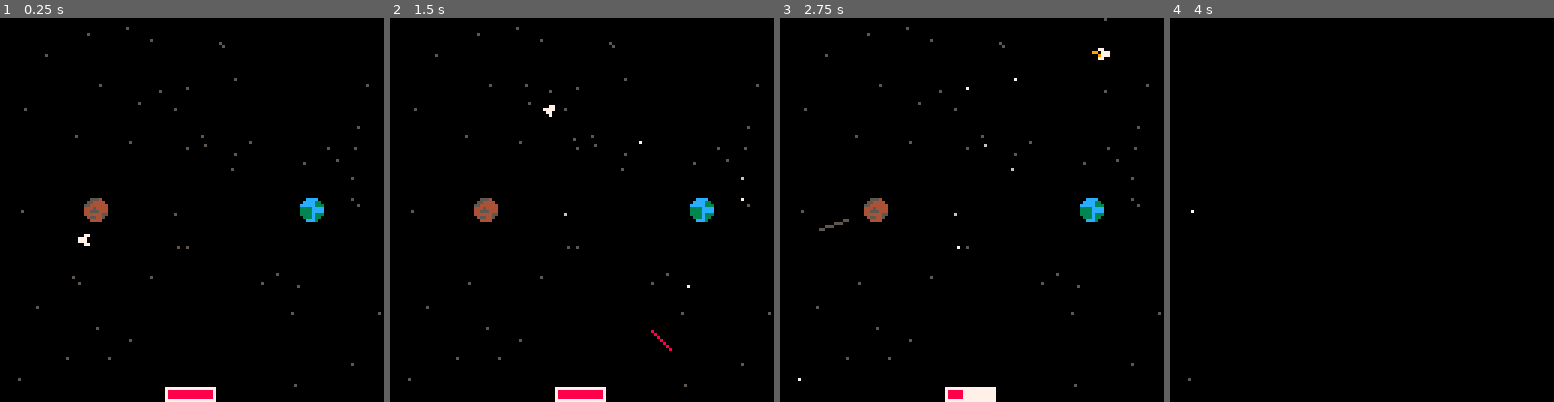
Above: before the commit, frames 1-4 (left to right).
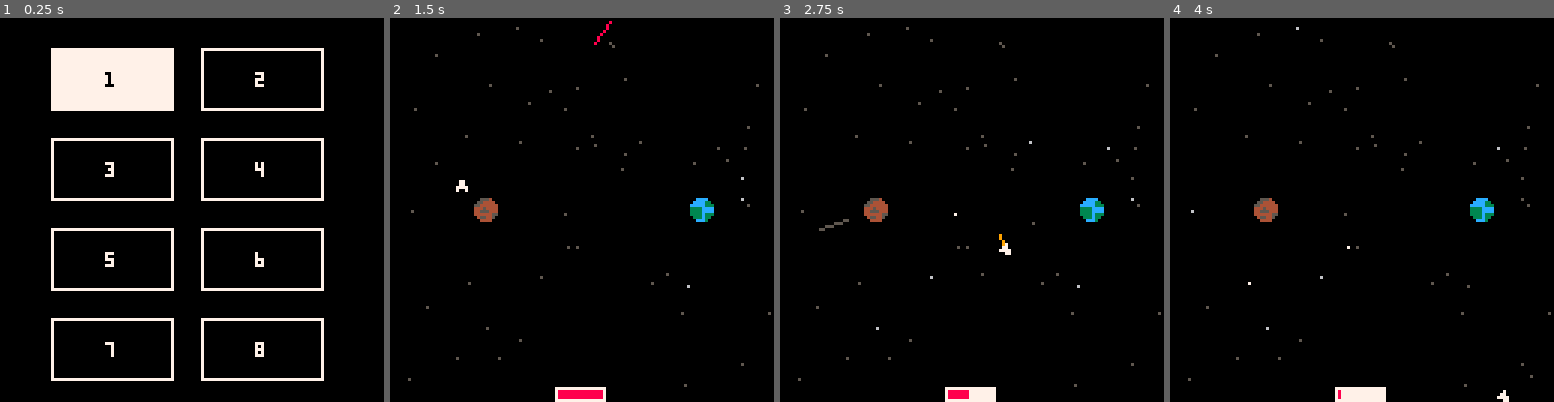
Above: after the commit, the same moments.

Repository: JEPPSER/pico-8
Game: PICO-8 cartridge cominghome/cominghome.p8
The game is run twice, just before and just after one commit, with the same random seed, the same clock (stepped at 60 frames per second) and the same inputs.
Inputs:
- Up to frame 1 (0.25 s): no input
- Up to frame 2 (1.5 s): tap X (X key) at 0.33, 1.07 s; tap O (Z key) at 0.7 s
- Up to frame 3 (2.75 s): hold Right 1.6-2.1 s; tap O (Z key) at 1.7, 2.1, 2.5 s; tap X (X key) at 1.85 s; hold Up 2.15-2.42 s; hold Right from 2.47 s (still down)
- Up to frame 4 (4 s): tap O (Z key) at 2.9, 3.3, 3.7 s; tap X (X key) at 2.97 s; release Right at 3.03 s; hold Left 3.08-3.58 s; hold Down 3.63-3.97 s

The runs differ from the first frame. In frame 1, 12% of the frame differs, in the area x 4-100%, y 2-100%; in frame 2, 0.3%; in frame 3, 0.3%; in frame 4, 1.5%.

Commit message:
Implements level select menu

Diff:
--- a/cominghome/cominghome.p8
+++ b/cominghome/cominghome.p8
@@ -2,146 +2,25 @@
 version 34
 __lua__
 function _init()
-	last = time()
-	fade_timer = 0
-	resetting = false
-
-	shooting_star = {}
-	reset_shooting_star(shooting_star)
-	explosion = nil
-
-	map_setup()
-	//music(0)
-
-	levels={}
-	levels[1]=level_1()
-	levels[2]=level_2()
-	levels[3]=level_3()
-	levels[4]=level_4()
-	levels[5]=level_5()
-	levels[6]=level_6()
-	levels[7]=level_7()
-	levels[8]=level_8()
-	levels[9]=level_9()
-	levels[10]=level_10()
-	levels[11]=level_11()
-	levels[12]=level_12()
-
-	planets={}
-	asteroids={}
-	mirrors={}
-
-	level_index = 0
-
-	stars={}
-	for i=1,50 do
-		stars[i]=make_star()
-	end
-
-	next_level()
-	make_ship()
+	current_state=1
+	menu_init()
+	game_init()
 end
 
 function _update()
-	delta = time() - last
-	move_ship()
-	update_fade()
-	update_shooting_star(shooting_star,delta)
-
-	if (explosion != nil) then
-		if (update_particle_explosion(explosion,delta)) then
-			explosion = nil
-		end
-	end
-
-	last = time()
+	if (current_state == 1) then
+		menu_update()
+	elseif (current_state == 2) then
+		game_update()
+	end
 end
 
 function _draw()
-	cls()
-	draw_map()
-
-	for key,value in pairs(stars) do
-		draw_star(value)
-	end
-
-	draw_shooting_star(shooting_star)
-
-	draw_ship()
-
-	for key,value in pairs(planets) do
-		draw_planet(value)
-	end
-
-	for key,value in pairs(asteroids) do
-		draw_asteroid(value)
-	end
-
-	if (mirrors != nil) then
-		for key,value in pairs(mirrors) do
-			draw_mirror(value)
-		end
-	end
-
-	if (explosion != nil) then
-		draw_particle_explosion(explosion)
-	end
-
-	draw_fuel()
-	draw_fade()
-end
-
-function draw_fuel()
-	rectfill(127/2-8,127-4,127/2+8,127,7)
-	rectfill(127/2-7,127-3,127/2-7+14*s.fuel,127-1,8)
-end
-
-function draw_fade()
-	if (fade_timer <= 0) then
-		return
-	end
-	width = 127 - (127 * abs(0.5 - fade_timer) * 2)
-	if (fade_timer > 0.5) then
-		for x=0,width do
-			for y=0,127 do
-				pset(x,y,0)
-			end
-		end
-	else
-		for x=127-width,127 do
-			for y=0,127 do
-				pset(x,y,0)
-			end
-		end
-	end
-end
-
-function update_fade()
-	if (fade_timer > 0) then
-		fade_timer -= delta
-		if (fade_timer < 0.5 and not resetting) then
-			resetting = true
-			if (s.planet == -1) then
-				reset_ship()
-			else
-				next_level()
-				reset_ship()
-			end
-		end
-	else
-		fade_timer = 0
-		resetting = false
-	end
-end
-
-function next_level()
-	level_index += 1
-	if (level_index > count(levels)) then
-		return
-	end
-	planets=levels[level_index].planets
-	asteroids=levels[level_index].asteroids
-	mirrors=levels[level_index].mirrors
+	if (current_state == 1) then
+		menu_draw()
+	elseif (current_state == 2) then
+		game_draw()
+	end
 end
 -->8
 function map_setup()
@@ -393,6 +272,33 @@
 
 function level_11()
 	planets={}
+	planets[1]=make_planet(13,8,1)
+	planets[2]=make_planet(4,8,2)
+
+	asteroids={}
+	asteroids[1]=make_asteroid(9,7)
+	asteroids[2]=make_asteroid(9,8)
+	asteroids[3]=make_asteroid(9,9)
+	asteroids[4]=make_asteroid(11,7,true)
+	asteroids[5]=make_asteroid(11,8,true)
+	asteroids[6]=make_asteroid(11,9,true)
+	asteroids[7]=make_asteroid(11,10,true)
+	asteroids[8]=make_asteroid(11,6,true)
+
+	mirrors={}
+	mirrors[1]=make_mirror(4.2,3,0.37)
+	mirrors[2]=make_mirror(11,3,0.125)
+	mirrors[3]=make_mirror(14,4,0.2)
+
+	level={}
+	level.planets = planets
+	level.asteroids = asteroids
+	level.mirrors = mirrors
+	return level
+end
+
+function level_12()
+	planets={}
 	planets[1]=make_planet(8,4,1)
 	planets[2]=make_planet(8,13,2)
 
@@ -413,7 +319,7 @@
 	return level
 end
 
-function level_12()
+function level_13()
 	planets={}
 	planets[1]=make_planet(11,4,1)
 	planets[2]=make_planet(11,12,2)
@@ -434,6 +340,56 @@
 
 	mirrors={}
 	mirrors[1]=make_mirror(8,7,0.35)
+
+	level={}
+	level.planets = planets
+	level.asteroids = asteroids
+	level.mirrors = mirrors
+	return level
+end
+
+function level_14()
+	planets={}
+	planets[1]=make_planet(8,4,1)
+	planets[2]=make_planet(8,13,2)
+
+	asteroids={}
+	asteroids[1]=make_asteroid(5,9)
+	asteroids[2]=make_asteroid(6,9)
+	asteroids[3]=make_asteroid(7,9)
+	asteroids[4]=make_asteroid(8,9)
+	asteroids[5]=make_asteroid(9,9)
+	asteroids[6]=make_asteroid(10,9)
+	asteroids[7]=make_asteroid(11,9)
+
+	mirrors={}
+	mirrors[1]=make_mirror(15,11.5,0.37)
+	mirrors[2]=make_mirror(12.5,2,0.125)
+
+	level={}
+	level.planets = planets
+	level.asteroids = asteroids
+	level.mirrors = mirrors
+	return level
+end
+
+function level_15()
+	planets={}
+	planets[1]=make_planet(13,11,1)
+	planets[2]=make_planet(4,11,2)
+
+	asteroids={}
+	asteroids[1]=make_asteroid(11,10,true)
+	asteroids[2]=make_asteroid(11,11,true)
+	asteroids[3]=make_asteroid(11,12,true)
+	asteroids[4]=make_asteroid(8,10)
+	asteroids[5]=make_asteroid(8,11)
+	asteroids[6]=make_asteroid(8,12)
+	asteroids[7]=make_asteroid(11,9,true)
+	asteroids[8]=make_asteroid(11,13,true)
+
+	mirrors={}
+	mirrors[1]=make_mirror(10,5,0.17)
 
 	level={}
 	level.planets = planets
@@ -650,6 +606,8 @@
  	end
  end
 
+ mirror_collision(s)
+
  s.angle = normalize_angle(s.angle)
 
  if (btnp(5) and s.shots[1].x == 64 and s.shots[2].x == 64) then
@@ -672,7 +630,7 @@
 	end
 
 	asteroid_index = asteroid_collision()
-	if (explosion == nil and (asteroid_index > -1)) then
+	if (asteroid_index > -1) then
 		s.death_timer = 0.7
 		explosion = make_particle_explosion(s.x,s.y,50)
 		s.x = 64
@@ -683,9 +641,6 @@
 	if (s.x != 64) then
  	s.x = s.x + s.speed * cos(s.angle)
  	s.y = s.y - s.speed * sin(s.angle)
-
- 	x2 = s.x + cos(s.angle)
- 	y2 = s.y - sin(s.angle)
 
  	mirror_collision(s)
 
@@ -698,6 +653,9 @@
 
 function mirror_collision(s)
 	if (mirrors) then
+		x2 = s.x + cos(s.angle)
+ 	y2 = s.y - sin(s.angle)
+
  	for key,value in pairs(mirrors) do
  		m_x2 = value.x + cos(value.angle) * 2
  		m_y2 = value.y - sin(value.angle) * 2
@@ -898,6 +856,224 @@
 	x2 = x1 + cos(s.angle) * 10
 	y2 = y1 + sin(s.angle) * 10
 	line(x1,y1,x2,y2,c)
+end
+-->8
+function game_init()
+	last = time()
+	fade_timer = 0
+	resetting = false
+
+	shooting_star = {}
+	reset_shooting_star(shooting_star)
+	explosion = nil
+
+	map_setup()
+	//music(0)
+
+	levels={}
+	levels[1]=level_1()
+	levels[2]=level_2()
+	levels[3]=level_3()
+	levels[4]=level_4()
+	levels[5]=level_5()
+	levels[6]=level_6()
+	levels[7]=level_7()
+	levels[8]=level_8()
+	levels[9]=level_9()
+	levels[10]=level_10()
+	levels[11]=level_11()
+	levels[12]=level_12()
+	levels[13]=level_13()
+	levels[14]=level_14()
+	levels[15]=level_15()
+
+	planets={}
+	asteroids={}
+	mirrors={}
+
+	level_index = 0
+
+	stars={}
+	for i=1,50 do
+		stars[i]=make_star()
+	end
+
+	next_level()
+	make_ship()
+end
+
+function game_update()
+	delta = time() - last
+	move_ship()
+	update_fade()
+	update_shooting_star(shooting_star,delta)
+
+	if (explosion != nil) then
+		if (update_particle_explosion(explosion,delta)) then
+			explosion = nil
+		end
+	end
+
+	last = time()
+end
+
+function game_draw()
+	cls()
+	draw_map()
+
+	for key,value in pairs(stars) do
+		draw_star(value)
+	end
+
+	draw_shooting_star(shooting_star)
+
+	draw_ship()
+
+	for key,value in pairs(planets) do
+		draw_planet(value)
+	end
+
+	for key,value in pairs(asteroids) do
+		draw_asteroid(value)
+	end
+
+	if (mirrors != nil) then
+		for key,value in pairs(mirrors) do
+			draw_mirror(value)
+		end
+	end
+
+	if (explosion != nil) then
+		draw_particle_explosion(explosion)
+	end
+
+	draw_fuel()
+	draw_fade()
+end
+
+function draw_fuel()
+	rectfill(127/2-8,127-4,127/2+8,127,7)
+	rectfill(127/2-7,127-3,127/2-7+14*s.fuel,127-1,8)
+end
+
+function draw_fade()
+	if (fade_timer <= 0) then
+		return
+	end
+	width = 127 - (127 * abs(0.5 - fade_timer) * 2)
+	if (fade_timer > 0.5) then
+		for x=0,width do
+			for y=0,127 do
+				pset(x,y,0)
+			end
+		end
+	else
+		for x=127-width,127 do
+			for y=0,127 do
+				pset(x,y,0)
+			end
+		end
+	end
+end
+
+function update_fade()
+	if (fade_timer > 0) then
+		fade_timer -= delta
+		if (fade_timer < 0.5 and not resetting) then
+			resetting = true
+			if (s.planet == 1) then
+				next_level()
+				reset_ship()
+			else
+				reset_ship()
+			end
+		end
+	else
+		fade_timer = 0
+		resetting = false
+	end
+end
+
+function next_level()
+	level_index += 1
+	if (level_index > count(levels)) then
+		return
+	end
+	planets=levels[level_index].planets
+	asteroids=levels[level_index].asteroids
+	mirrors=levels[level_index].mirrors
+end
+-->8
+function menu_init()
+	current_button=1
+
+	buttons={}
+	for i=1,15 do
+		buttons[i]={
+			text=tostring(i),
+			x=17+(((i-1)%8)%2)*50,
+			y=10+flr(((i-1)%8)/2)*30,
+			w=40,
+			h=20
+		}
+	end
+end
+
+function menu_update()
+	new_index=current_button
+
+	if (btnp(0)) then
+		if (new_index%2 == 1) then
+			new_index -= 7
+		else
+			new_index -= 1
+		end
+	elseif (btnp(1)) then
+		if (new_index%2 == 1) then
+			new_index += 1
+		else
+			new_index += 7
+		end
+	elseif (btnp(2) and new_index%8 != 1 and new_index%8 != 2) then
+		new_index -= 2
+	elseif (btnp(3) and new_index%8 != 7 and new_index%8 != 0) then
+		new_index += 2
+	end
+
+	if (new_index > 0 and new_index < 16) then
+		current_button = new_index
+	end
+
+	if (btnp(4)) then
+		fade_timer=1
+		level_index=current_button-1
+		next_level()
+		current_state=2
+	end
+end
+
+function menu_draw()
+	cls()
+	if (current_button < 9) then
+		for i=1,8 do
+			draw_button(buttons[i],i)
+		end
+	elseif (current_button < 16) then
+		for i=9,15 do
+			draw_button(buttons[i],i)
+		end
+	end
+end
+
+function draw_button(b,index)
+	text_width=4*#b.text
+	if (index == current_button) then
+		rectfill(b.x,b.y,b.x+b.w,b.y+b.h,7)
+		print(b.text,b.x+b.w/2-text_width/2,b.y+b.h/2-2,0)
+	else
+		rect(b.x,b.y,b.x+b.w,b.y+b.h,7)
+		print(b.text,b.x+b.w/2-text_width/2,b.y+b.h/2-2,7)
+	end
 end
 __gfx__
 0000000000cccc00005554000000000000dddd007770000000007700770000770077000000000777770000000007700000000077000000000000000000000000
